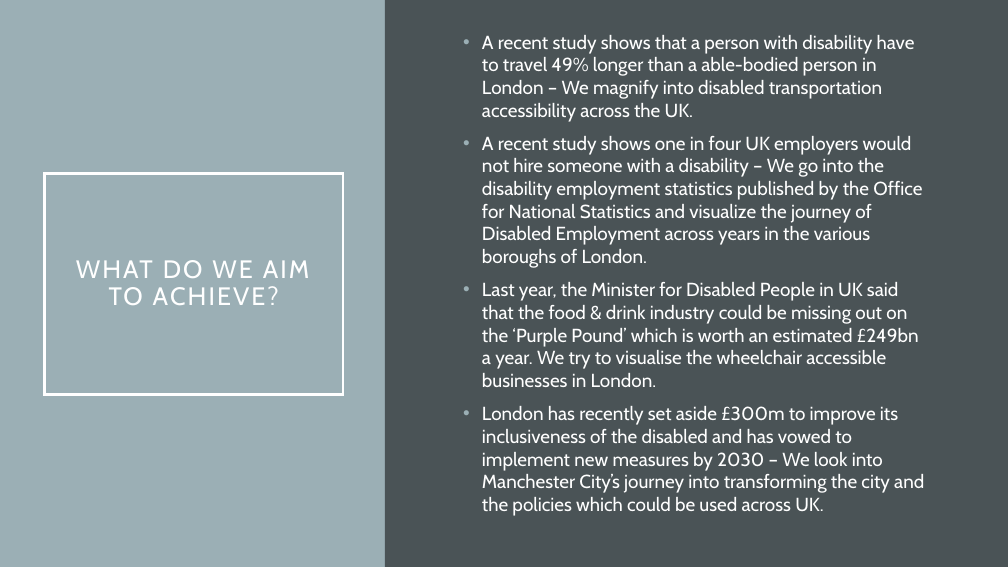
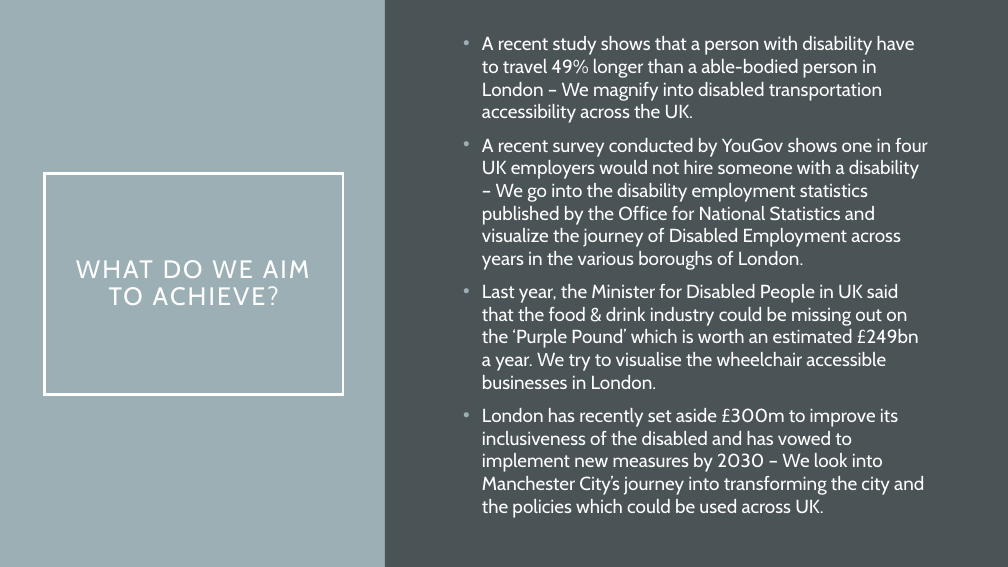
Before and after one commit to disabled-accessible-city/disabled-accessible-city.github.io, a slide deck: slide 3 of presentation/Disabled Accessible Cities.pptx. Drawn at 1008x567 pixels with LibreOffice and Linux fonts; fonts in the diff are those of the drawing. Boxes give left, top, right and bottom in pixels: in the first picture for what was removed or moved away, otherwise in the second. Text is boxed around its words. In the diff, an @@ line names an element or a change of style, - is before the commit and + after.

```diff
--- a/presentation/Disabled Accessible Cities.pptx
+++ b/presentation/Disabled Accessible Cities.pptx
@@ text at (x1=482, y1=138, x2=927, y2=270): text changed @@
-• A recent study shows one in four UK employers would not hire someone with a disability – We go into the disability employment statistics published by the Office for National Statistics and visualize the journey of Disabled Employment across years in the various boroughs of London.
+• A recent survey conducted by YouGov shows one in four UK employers would not hire someone with a disability – We go into the disability employment statistics published by the Office for National Statistics and visualize the journey of Disabled Employment across years in the various boroughs of London.
```
Also in this commit, not shown: 2 other slides changed.
